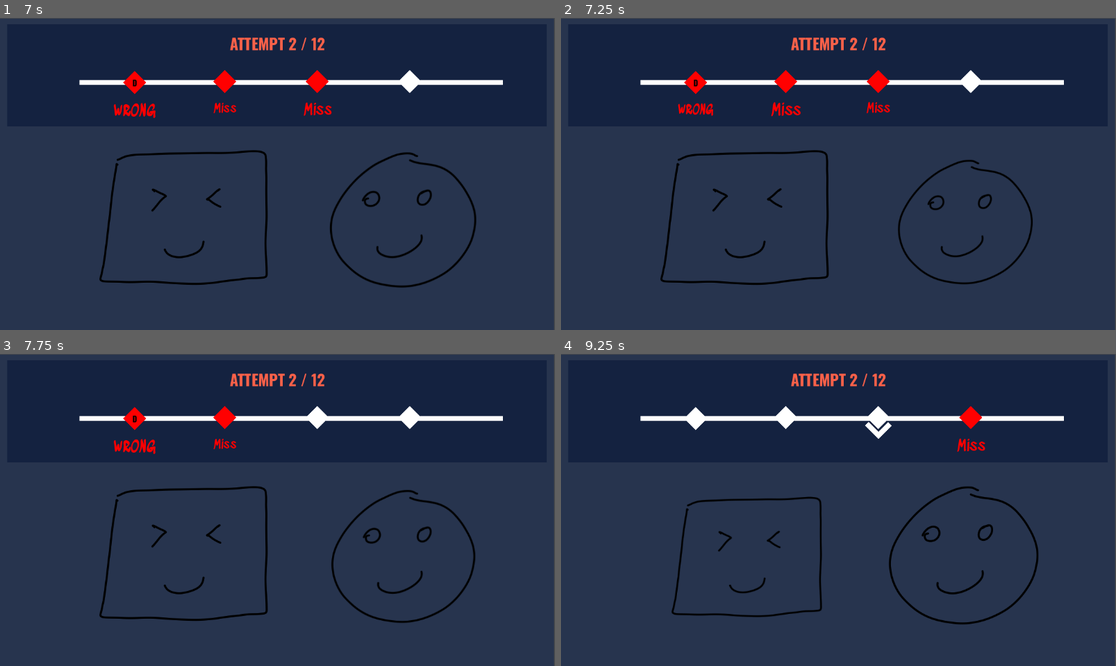
Above: before the commit, frames 1-4 (two rows, left to right).
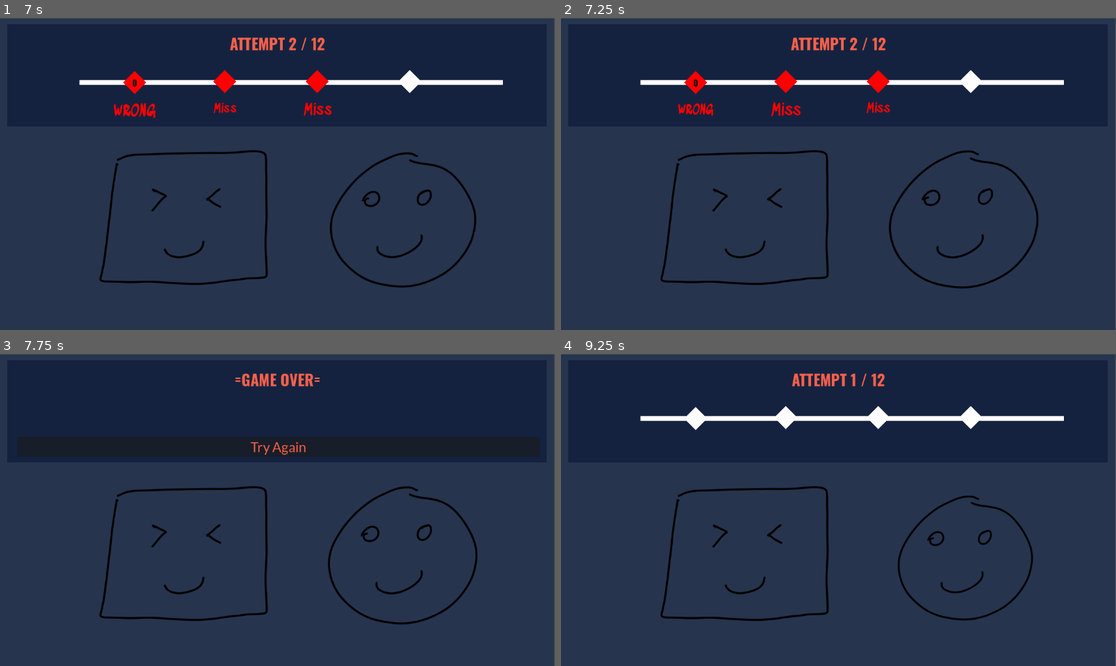
Above: after the commit, the same moments.

Repository: edralzar/gwj-86
Game: Godot game, scene res://LoadingScreen.tscn
Two runs of this game, one before a commit and one after it. Both use one fixed random seed, a clock stepped at 60 frames per second and the inputs below. Sound files missing from this copy of the repository are replaced by a short silence.
Inputs (mouse positions are in pixels of both pictures, inside the frame that each line leads up to):
- Up to frame 1 (7 s): click "Press ENTER to see Instructio…" at 0.5 s; click "Press Enter to Start" at 1.25 s; click "Press Enter to Start" at 2 s; click "Press Enter to Start" at 2.75 s; tap Enter at 3.5 s; tap A (Note1) at 3.6, 6.6 s; tap D (Note2) at 4.35 s; tap W (Note3) at 5.1 s; tap S (Note4) at 5.85 s
- Up to frame 2 (7.25 s): tap Escape (ui_cancel) at 7.15 s
- Up to frame 3 (7.75 s): tap D (Note2) at 7.35 s
- Up to frame 4 (9.25 s): click (838, 447) at 8 s, where only the run after the commit has a clickable "Try Again"; tap W (Note3) at 8.85 s

Frame 1 is identical in both runs. In frame 2, 1.3% of the frame differs, in the area x 59-86%, y 42-87%; in frame 3, 3.9%, in the area x 14-91%, y 6-87%; in frame 4, 3.6%.

Commit message:
Stop mid-challenge with ESC

Diff:
--- a/node_2d.gd
+++ b/node_2d.gd
@@ -58,8 +58,8 @@
 func _stop():
 	stop = true
 	r.running = false
-	oTween.stop()
-	pTween.stop()
+	if oTween: oTween.stop()
+	if pTween: pTween.stop()
 	$Player/Sprite2D.scale = Vector2.ONE
 	$Other/Sprite2D.scale = Vector2.ONE
 	$AudioStreamPlayer.stop()
@@ -76,6 +76,8 @@
 		progress.text = "=GAME OVER="
 
 func _process(_delta: float) -> void:
+	if (Input.is_action_just_pressed("ui_cancel")):
+		_stop()
 	if stop: return
 	var note = null
 	if (Input.is_action_just_pressed("Note1")):
